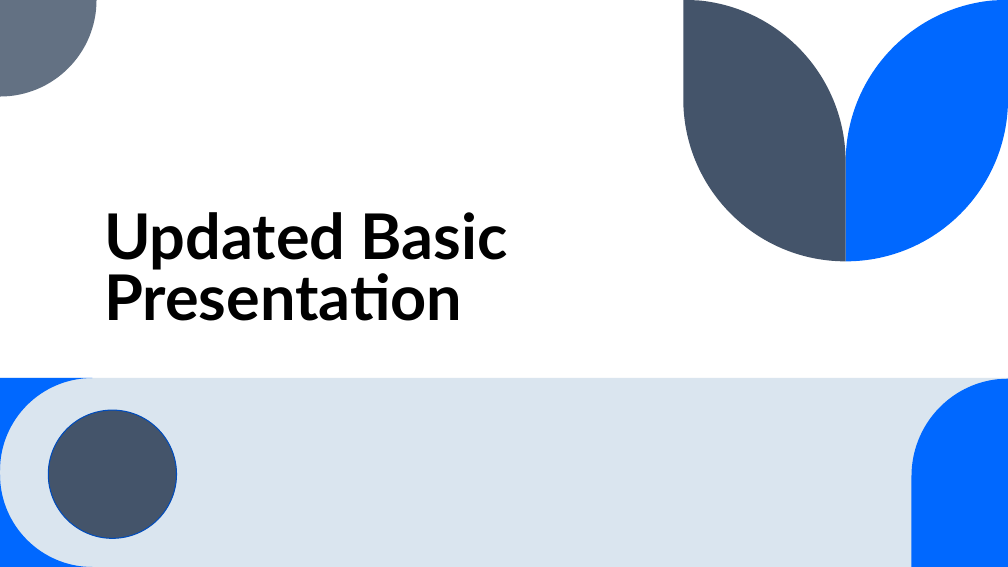
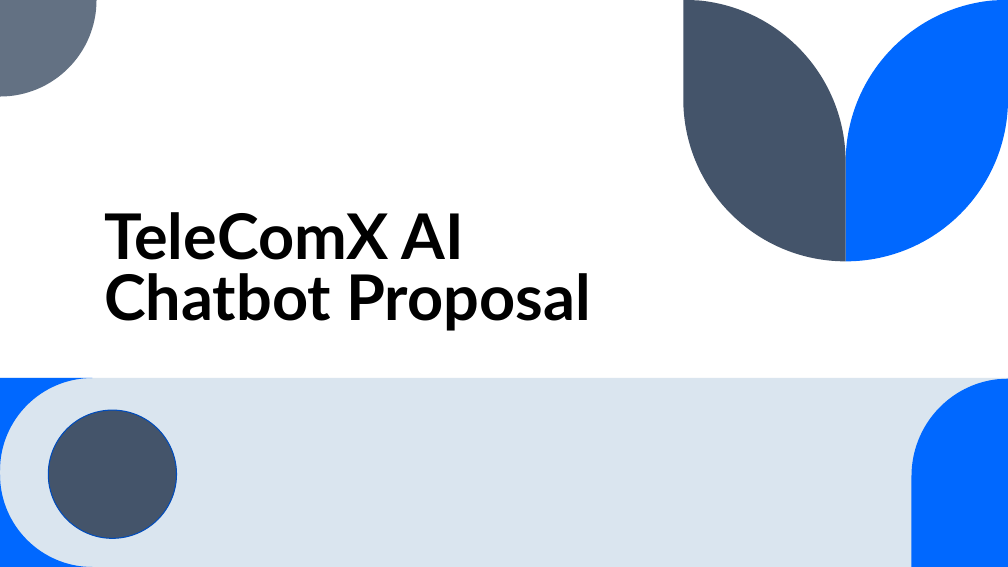
Before and after one commit to sifatulrabbi/learn-csharp-openxml, a slide deck: slide 1 of test-files/universal-presentation-fdsfa3432412f.pptx. Drawn at 1008x567 pixels with LibreOffice and Linux fonts; fonts in the diff are those of the drawing. Boxes give left, top, right and bottom in pixels: in the first picture for what was removed or moved away, otherwise in the second. Text is boxed around its words. In the diff, an @@ line names an element or a change of style, - is before the commit and + after.

```diff
--- a/test-files/universal-presentation-fdsfa3432412f.pptx
+++ b/test-files/universal-presentation-fdsfa3432412f.pptx
@@ title at (104, 212, 590, 331): text changed @@
-Updated Basic Presentation
+TeleComX AI Chatbot Proposal
```
Also in this commit, not shown: 12 other slides changed, 3 other files.
